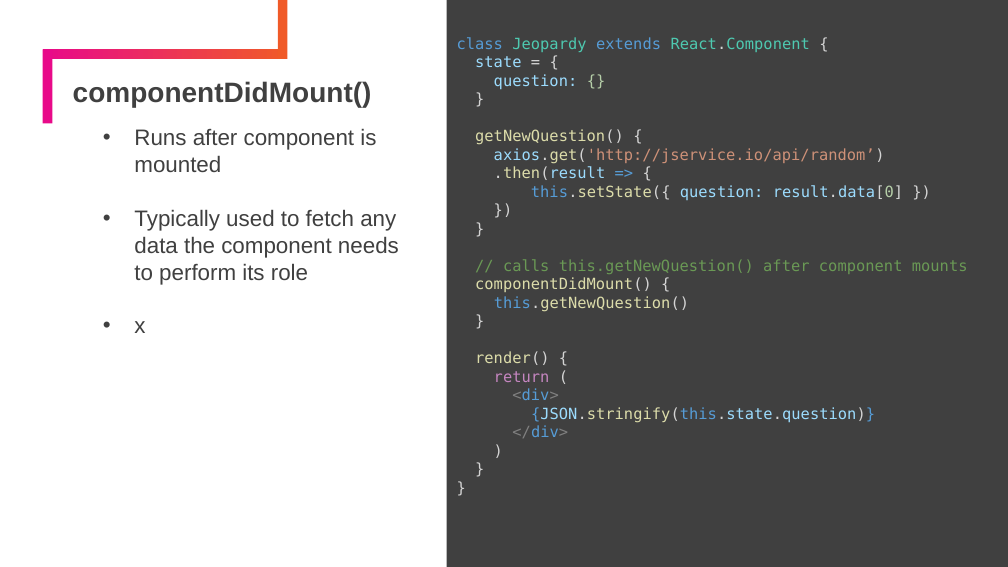
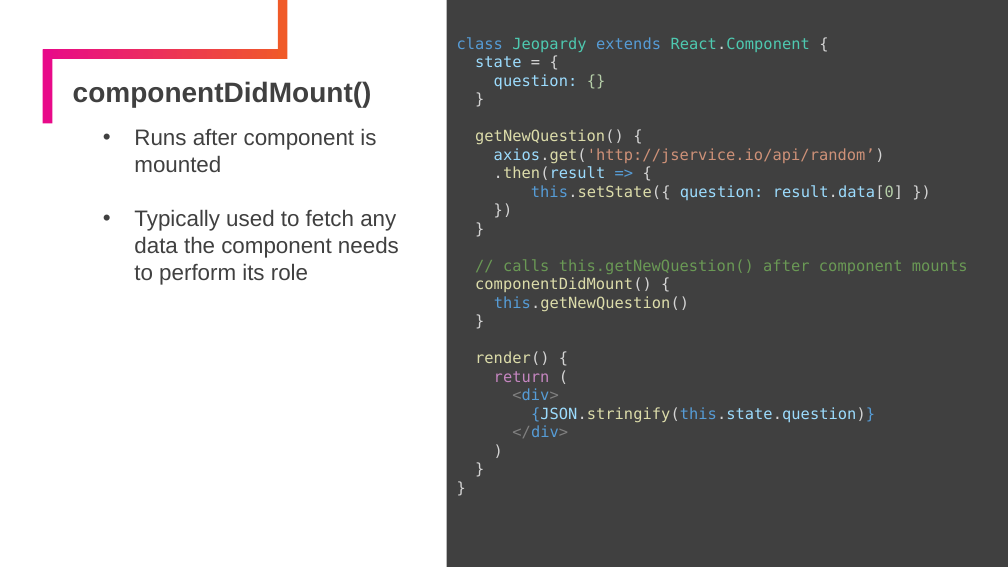
Before and after one commit to timmkellogg/ntrs-react-fundamentals, a slide deck: slide 11 of day-3/slides/ppt/React Component Lifecycle.pptx. Drawn at 1008x567 pixels with LibreOffice and Linux fonts; fonts in the diff are those of the drawing. Boxes give left, top, right and bottom in pixels: in the first picture for what was removed or moved away, otherwise in the second. Text is boxed around its words. In the diff, an @@ line names an element or a change of style, - is before the commit and + after.

Commit message:
update slide typo

```diff
--- a/day-3/slides/ppt/React Component Lifecycle.pptx
+++ b/day-3/slides/ppt/React Component Lifecycle.pptx
@@ subtitle at bbox=[134, 321, 145, 333]: paragraph removed @@
-• x
```
Also in this commit, not shown: 1 other slide changed, 1 other file.
